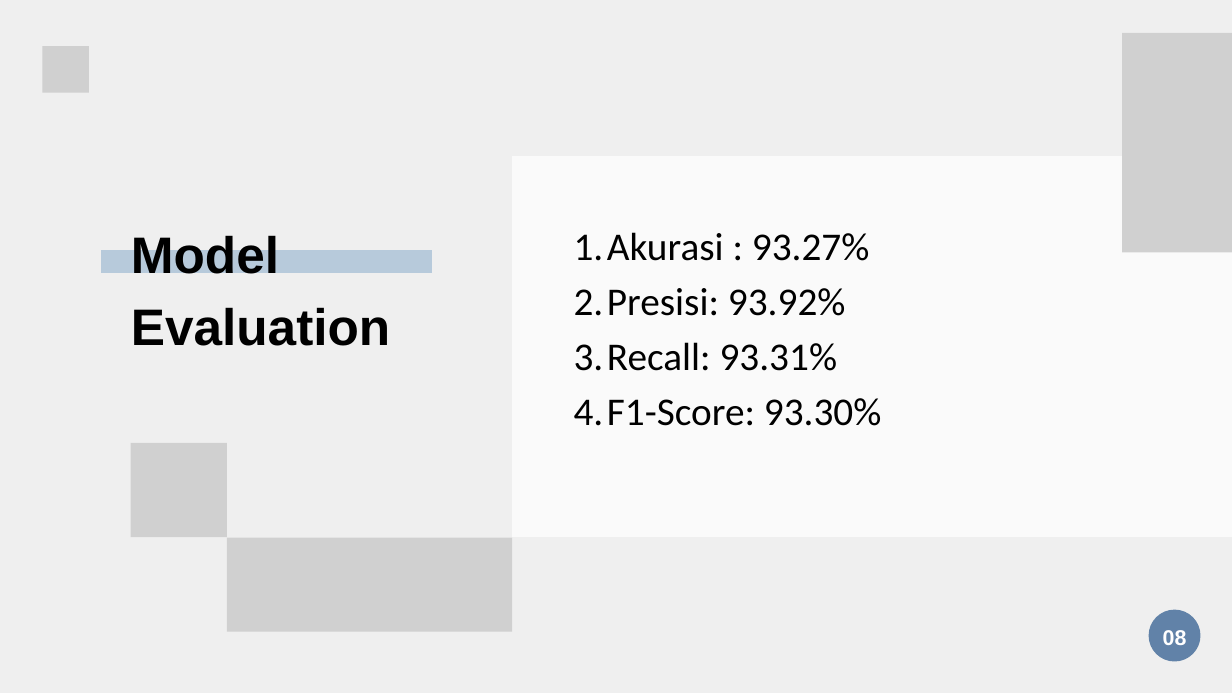
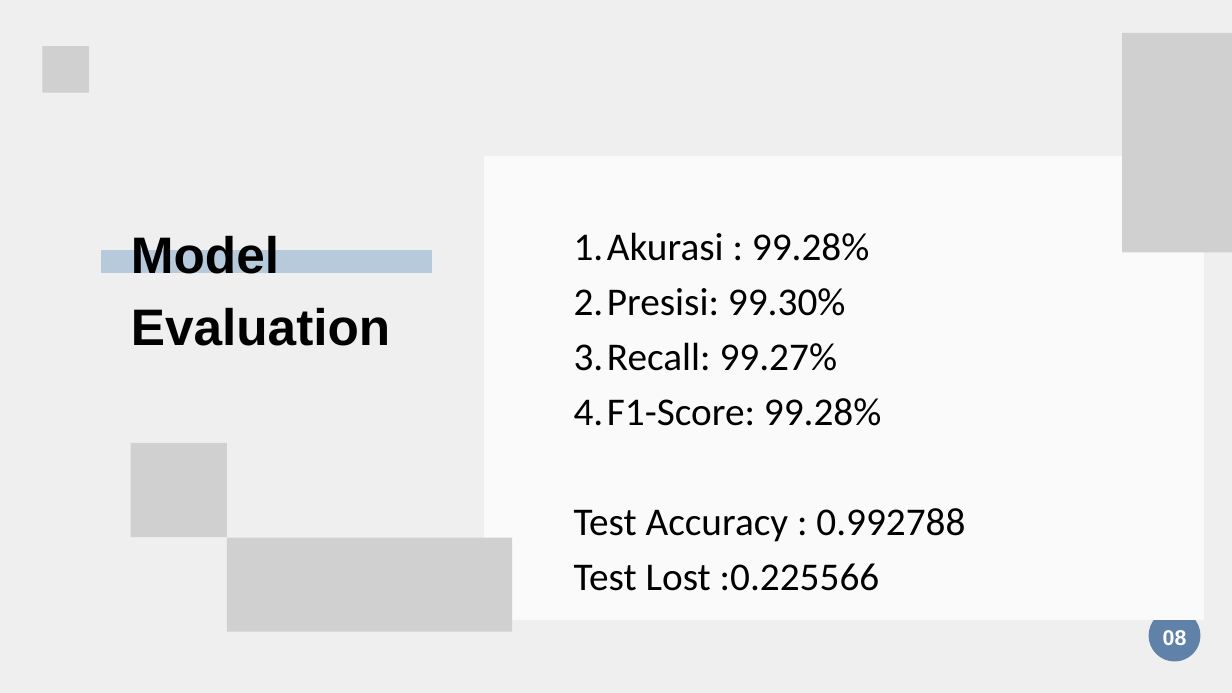
Before and after one commit to 12S21049jesikapurba/DataMining-Kelompok-10, a slide deck: slide 9 of Video Project Presentation/DataMining-Kelompok10_Case4.pptx. Drawn at 1232x693 pixels with LibreOffice and Linux fonts; fonts in the diff are those of the drawing; grey boxes stand for pictures. Boxes give left, top, right and bottom in pixels: in the first picture for what was removed or moved away, otherwise in the second. Text is boxed around its words. In the diff, an @@ line names an element or a change of style, - is before the commit and + after.

```diff
--- a/Video Project Presentation/DataMining-Kelompok10_Case4.pptx
+++ b/Video Project Presentation/DataMining-Kelompok10_Case4.pptx
@@ freeform shape: place and size @@
-freeform shape at (512,156,1232,538)
+freeform shape at (484,156,1204,620)
@@ text at (574,232,965,591): text changed @@
-  1. Akurasi : 93.27%
-  2. Presisi: 93.92%
-  3. Recall: 93.31%
-  4. F1-Score: 93.30%
+  1. Akurasi : 99.28%
+  2. Presisi: 99.30%
+  3. Recall: 99.27%
+  4. F1-Score: 99.28%
+  Test Accuracy : 0.992788
+  Test Lost :0.225566
```
Also in this commit, not shown: 1 other slide changed, 8 other files.
